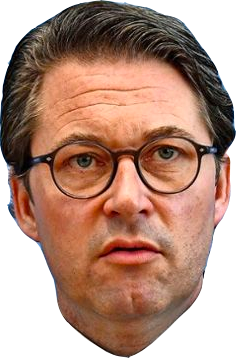
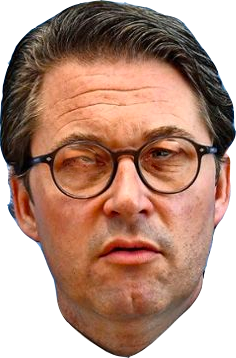
Revision of a layered 236x358 image; what changed, layer by layer:
painted on "Ebene 1" over [64, 137, 187, 183]
